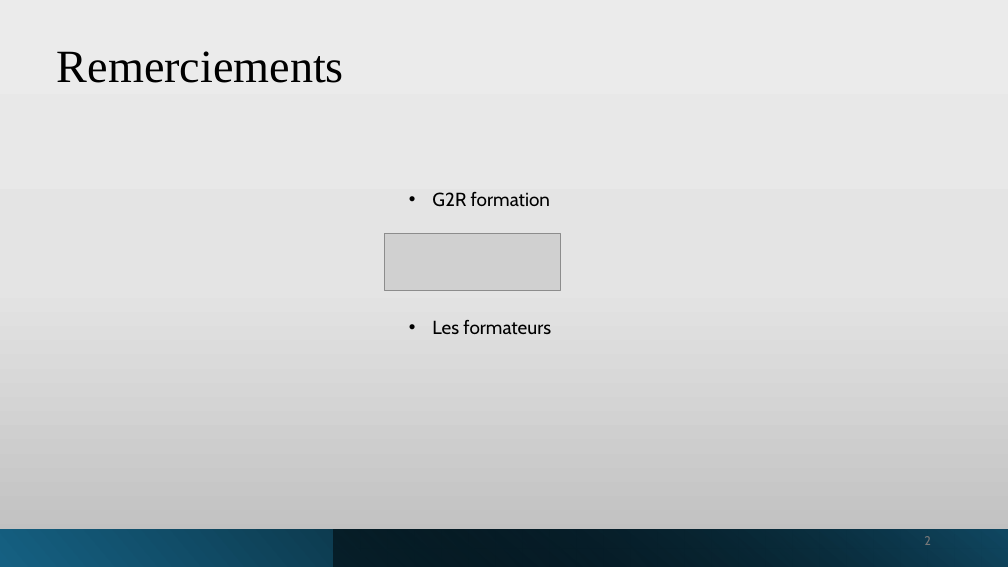
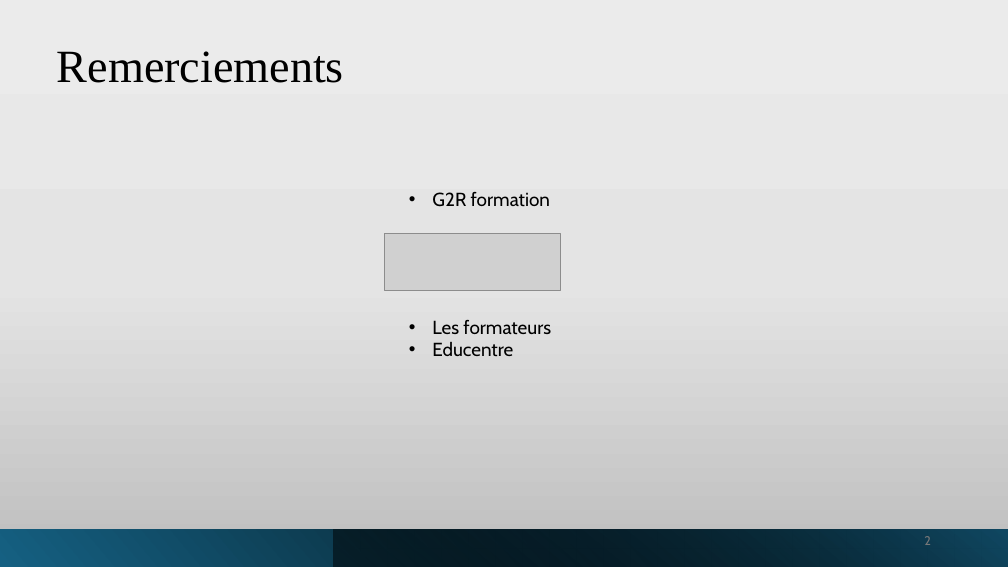
Before and after one commit to manelbenhamouda/projets-CDA, a slide deck: slide 2 of Diaporama_Haldan.pptx. Drawn at 1008x567 pixels with LibreOffice and Linux fonts; fonts in the diff are those of the drawing; grey boxes stand for pictures. Boxes give left, top, right and bottom in pixels: in the first picture for what was removed or moved away, otherwise in the second. Text is boxed around its words. In the diff, an @@ line names an element or a change of style, - is before the commit and + after.

```diff
--- a/Diaporama_Haldan.pptx
+++ b/Diaporama_Haldan.pptx
@@ text at bbox=[432, 342, 513, 357]: paragraph added @@
+• Educentre
```
Also in this commit, not shown: 12 other slides changed, 2 slides added, 1 slide removed.
